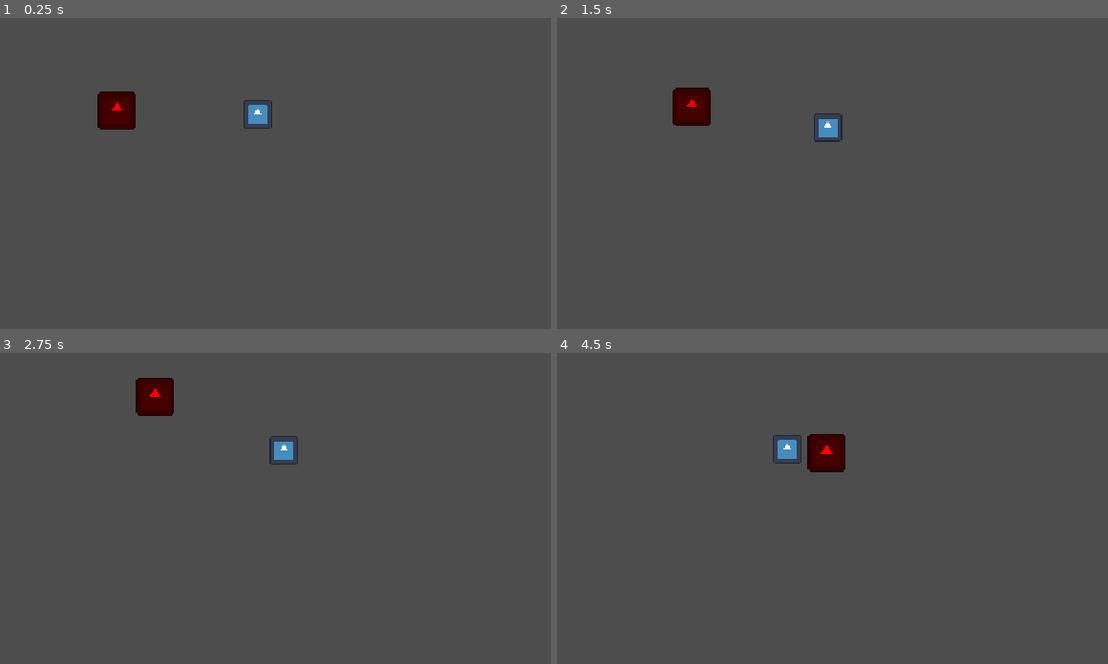
Above: before the commit, frames 1-4 (two rows, left to right).
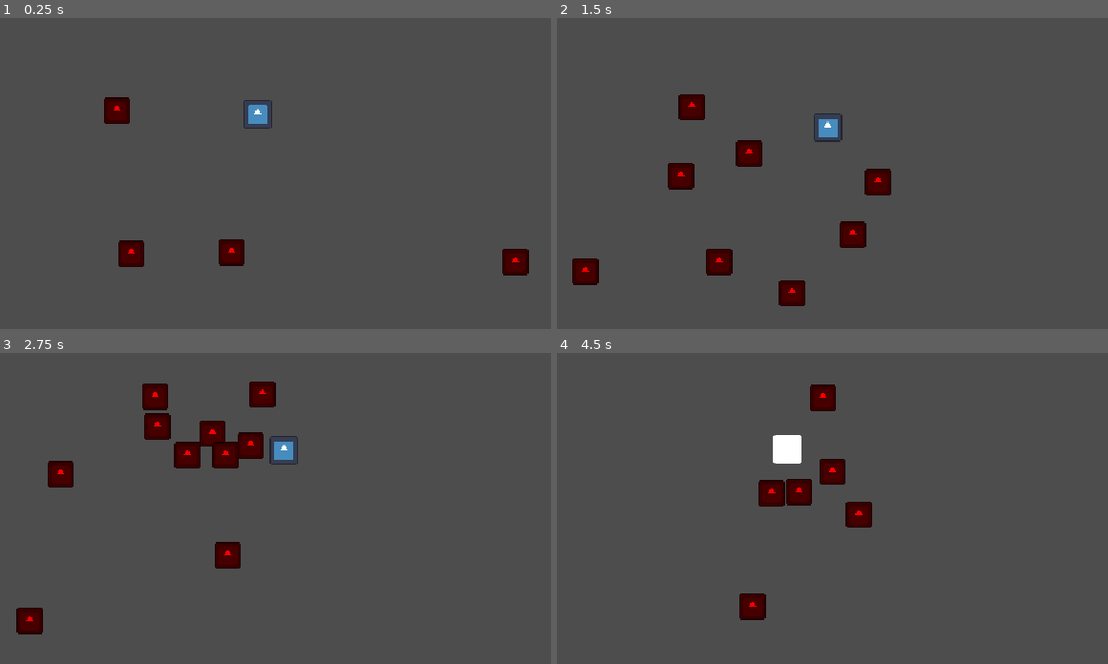
Above: after the commit, the same moments.

Repository: butteredsaltedtoast/orbit
Game: Godot game, scene res://levels/main.tscn
Same seed, same stepped clock (60 frames per second), same inputs: the game is played once before the commit and once after it. The engine's default icon, where the game draws it, is replaced by a stand-in: a white triangle on a blue panel in a dark square.
Inputs (mouse positions are in pixels of both pictures, inside the frame that each line leads up to):
- Up to frame 1 (0.25 s): no input
- Up to frame 2 (1.5 s): move the mouse to (981, 92) at 0.52 s; hold D (move_right) 0.53-1.28 s; click (981, 92) at 0.6 s; right-click (981, 92) at 0.8 s; move the mouse to (661, 136) at 1.27 s; hold S (move_down) from 1.28 s (still down); right-click (661, 136) at 1.35 s
- Up to frame 3 (2.75 s): click (104, 471) at 1.55 s; move the mouse to (336, 356) at 2.02 s; release S (move_down) at 2.03 s; hold D (move_right) from 2.03 s (still down); click (336, 356) at 2.1 s; right-click (336, 356) at 2.3 s
- Up to frame 4 (4.5 s): move the mouse to (777, 536) at 2.77 s; release D (move_right) at 2.78 s; hold W (move_up) 2.78-3.53 s; right-click (777, 536) at 2.85 s; click (777, 536) at 3.05 s; move the mouse to (1041, 514) at 3.52 s; hold A (move_left) from 3.53 s (still down); click (1041, 514) at 3.6 s; right-click (1041, 514) at 3.8 s; move the mouse to (584, 384) at 4.27 s; right-click (584, 384) at 4.35 s

The runs differ from the first frame. In frame 1, 1.7% of the frame differs, in the area x 17-97%, y 23-83%; in frame 2, 3.4%; in frame 3, 4.0%, in the area x 2-51%, y 7-91%; in frame 4, 3.4%.
Error before the commit: Cannot call method 'is_valid' on a null value. (res://player/player.gd:42)

Commit message:
add fling and kill and enemies return to chasing after fling velocity decays

Diff:
--- a/enemies/enemy.gd
+++ b/enemies/enemy.gd
@@ -2,10 +2,13 @@
 extends CharacterBody2D
 
 @export var speed: float = 80.0
+@export var fling_speed: float = 550.0
+@export var fling_friction: float = 850.0
+
 enum State {CHASING, ORBITING, FLUNG}
 var state: State = State.CHASING
 
-func _physics_process(_delta: float) -> void:
+func _physics_process(delta: float) -> void:
 	match state:
 		State.CHASING:
 			var direction: Vector2 = Vector2.ZERO
@@ -16,8 +19,18 @@
 			#print("spin-ning, spin-ning♪♫")
 			pass
 		State.FLUNG:
-			#print("AHHHHHHHHHHHHHHHHHHHHHHHHHHHHHHHHHHHHHH")
-			pass
+			for i in range(get_slide_collision_count()):
+				var coll: Object = get_slide_collision(i).get_collider()
+				if coll is Enemy:
+					coll.queue_free()
+					queue_free()
+					return
+			velocity = velocity.move_toward(Vector2.ZERO, fling_friction * delta)
+			if velocity.length() < speed:
+				state = State.CHASING
+				set_collision_layer_value(3, false)
+				set_collision_layer_value(2, true)
+				set_collision_mask_value(2, true)
 	move_and_slide()
 
 func capture() -> void:
@@ -25,3 +38,9 @@
 	set_collision_layer_value(2, false)
 	set_collision_mask_value(2, false)
 	velocity = Vector2.ZERO
+
+func fling(direction: Vector2) -> void:
+	state = State.FLUNG
+	velocity = direction * fling_speed
+	set_collision_layer_value(3, true)
+	set_collision_mask_value(2, true)
--- a/enemies/enemy.tscn
+++ b/enemies/enemy.tscn
@@ -4,7 +4,6 @@
 [ext_resource type="Texture2D" uid="uid://dr32pshn8sbkr" path="res://icon.svg" id="1_fw1ev"]
 
 [sub_resource type="CircleShape2D" id="CircleShape2D_o33cc"]
-radius = 15.0
 
 [node name="Enemy" type="CharacterBody2D" unique_id=1015853766]
 collision_layer = 2
@@ -13,7 +12,7 @@
 
 [node name="Sprite2D" type="Sprite2D" parent="." unique_id=1206697953]
 modulate = Color(1, 0, 0, 1)
-scale = Vector2(0.25, 0.25)
+scale = Vector2(0.171875, 0.171875)
 texture = ExtResource("1_fw1ev")
 
 [node name="CollisionShape2D" type="CollisionShape2D" parent="." unique_id=1897952006]
--- a/levels/main.tscn
+++ b/levels/main.tscn
@@ -9,3 +9,30 @@
 
 [node name="Enemy" parent="." unique_id=1015853766 instance=ExtResource("2_wdj6m")]
 position = Vector2(-138, -3)
+
+[node name="Enemy2" parent="." unique_id=1208143266 instance=ExtResource("2_wdj6m")]
+position = Vector2(-119, 132)
+
+[node name="Enemy3" parent="." unique_id=847584130 instance=ExtResource("2_wdj6m")]
+position = Vector2(-26, 136)
+
+[node name="Enemy4" parent="." unique_id=1648674494 instance=ExtResource("2_wdj6m")]
+position = Vector2(-194, 220)
+
+[node name="Enemy5" parent="." unique_id=740641745 instance=ExtResource("2_wdj6m")]
+position = Vector2(179, 208)
+
+[node name="Enemy6" parent="." unique_id=1817131013 instance=ExtResource("2_wdj6m")]
+position = Vector2(-30, 243)
+
+[node name="Enemy7" parent="." unique_id=2141013128 instance=ExtResource("2_wdj6m")]
+position = Vector2(233, 134)
+
+[node name="Enemy8" parent="." unique_id=285731072 instance=ExtResource("2_wdj6m")]
+position = Vector2(81, 273)
+
+[node name="Enemy9" parent="." unique_id=733137406 instance=ExtResource("2_wdj6m")]
+position = Vector2(-160, 414)
+
+[node name="Enemy10" parent="." unique_id=114774878 instance=ExtResource("2_wdj6m")]
+position = Vector2(165, 394)
--- /dev/null
+++ b/player/orbit.gd
@@ -0,0 +1,40 @@
+extends Node2D
+
+@export var max_slots: int = 3
+@export var orbit_radius: float = 50.0
+@export var spin_speed: float = 4.0
+@export var follow_speed: float = 15.0
+
+@onready var zone: Area2D = $DebugGrabZone
+
+var captured: Array[Enemy] = []
+var base_angle: float = 0.0
+
+func _physics_process(delta: float) -> void:
+	if Input.is_action_just_pressed("grab") and captured.size() < max_slots:
+		var nearest: Enemy = null
+		for x in zone.get_overlapping_bodies():
+			if x is Enemy:
+				if nearest == null or x.global_position.distance_squared_to(global_position) < nearest.global_position.distance_squared_to(global_position):
+					nearest = x
+		if nearest != null:
+			captured.append(nearest)
+			nearest.capture()
+	captured = captured.filter(func(x): return is_instance_valid(x))
+	if Input.is_action_just_pressed("fling") and captured.size() != 0:
+		var aim_dir: Vector2 = global_position.direction_to(get_global_mouse_position())
+		var best: Enemy = null
+		var best_dot: float = -2.0
+		for enemy in captured:
+			var enemy_dir: Vector2 = global_position.direction_to(enemy.global_position)
+			var d: float = aim_dir.dot(enemy_dir)
+			if d > best_dot:
+				best_dot = d
+				best = enemy
+		captured.erase(best)
+		best.fling(aim_dir)
+	base_angle = wrapf(base_angle + spin_speed * delta, 0, TAU)
+	var w: float = 1.0 - exp(-follow_speed * delta)
+	for i in range(captured.size()):
+		var target: Vector2 = global_position + Vector2.from_angle(base_angle + i * TAU / captured.size()) * orbit_radius
+		captured[i].global_position = captured[i].global_position.lerp(target, w)
--- a/player/player.gd
+++ b/player/player.gd
@@ -39,7 +39,7 @@
 	else:
 		print("hp: ", current_hp)
 		inv_timer.start()
-		if tween.is_valid():
+		if tween and tween.is_valid():
 			tween.kill()
 			sprite.modulate = Color.WHITE
 		tween = create_tween()
--- a/player/player.tscn
+++ b/player/player.tscn
@@ -2,12 +2,16 @@
 
 [ext_resource type="Texture2D" uid="uid://dr32pshn8sbkr" path="res://icon.svg" id="1_oul6g"]
 [ext_resource type="Script" uid="uid://gvvlfh2o77q" path="res://player/player.gd" id="1_rkbax"]
+[ext_resource type="Script" uid="uid://d4anvkebtinof" path="res://player/orbit.gd" id="3_g1dw6"]
 
 [sub_resource type="CircleShape2D" id="CircleShape2D_38vvf"]
 radius = 13.0
 
 [sub_resource type="CircleShape2D" id="CircleShape2D_o33cc"]
 radius = 12.0
+
+[sub_resource type="CircleShape2D" id="CircleShape2D_ddfx8"]
+radius = 40.0
 
 [node name="Player" type="CharacterBody2D" unique_id=1696184416 groups=["player"]]
 collision_mask = 0
@@ -35,5 +39,15 @@
 wait_time = 0.6
 one_shot = true
 
+[node name="Orbit" type="Node2D" parent="." unique_id=1875542627]
+script = ExtResource("3_g1dw6")
+
+[node name="DebugGrabZone" type="Area2D" parent="Orbit" unique_id=345317877]
+collision_layer = 0
+collision_mask = 2
+
+[node name="CollisionShape2D" type="CollisionShape2D" parent="Orbit/DebugGrabZone" unique_id=1841206219]
+shape = SubResource("CircleShape2D_ddfx8")
+
 [connection signal="body_entered" from="Hurtbox" to="." method="_on_hurtbox_body_entered"]
 [connection signal="timeout" from="InvincibleTimer" to="." method="_on_invincible_timer_timeout"]
--- a/project.godot
+++ b/project.godot
@@ -55,6 +55,16 @@
 "events": [Object(InputEventKey,"resource_local_to_scene":false,"resource_name":"","device":-1,"window_id":0,"alt_press …(192 unchanged characters)…
 ]
 }
+grab={
+"deadzone": 0.2,
+"events": [Object(InputEventMouseButton,"resource_local_to_scene":false,"resource_name":"","device":-1,"window_id":0,"alt_pressed":false,"shift_pressed":false,"ctrl_pressed":false,"meta_pressed":false,"button_mask":2,"position":Vector2(379, 31),"global_position":Vector2(393, 104),"factor":1.0,"button_index":2,"canceled":false,"pressed":true,"double_click":false,"script":null)
+]
+}
+fling={
+"deadzone": 0.2,
+"events": [Object(InputEventMouseButton,"resource_local_to_scene":false,"resource_name":"","device":-1,"window_id":0,"alt_pressed":false,"shift_pressed":false,"ctrl_pressed":false,"meta_pressed":false,"button_mask":1,"position":Vector2(436, 25),"global_position":Vector2(450, 98),"factor":1.0,"button_index":1,"canceled":false,"pressed":true,"double_click":false,"script":null)
+]
+}
 
 [layer_names]
 
Not shown, added: player/orbit.gd.uid
